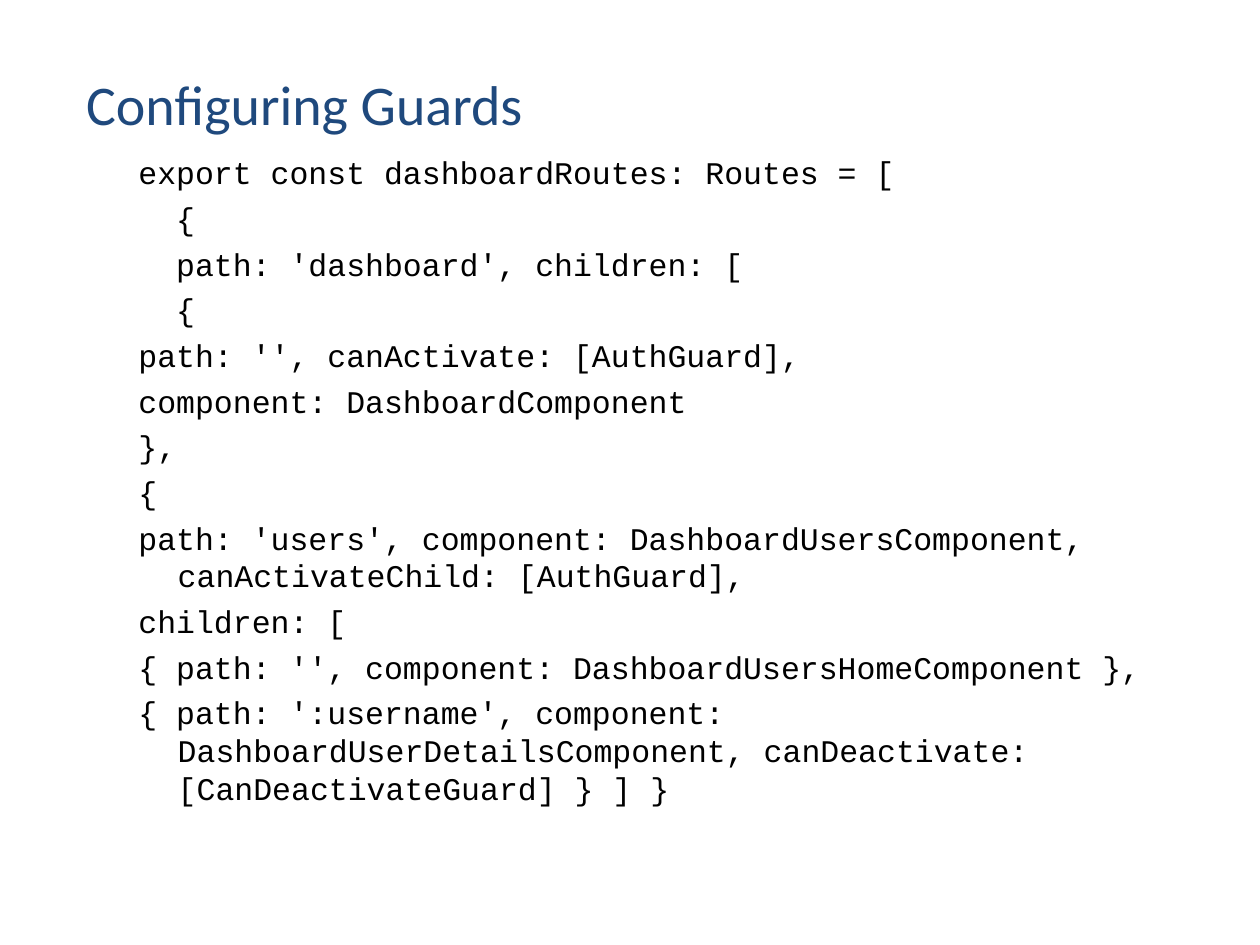
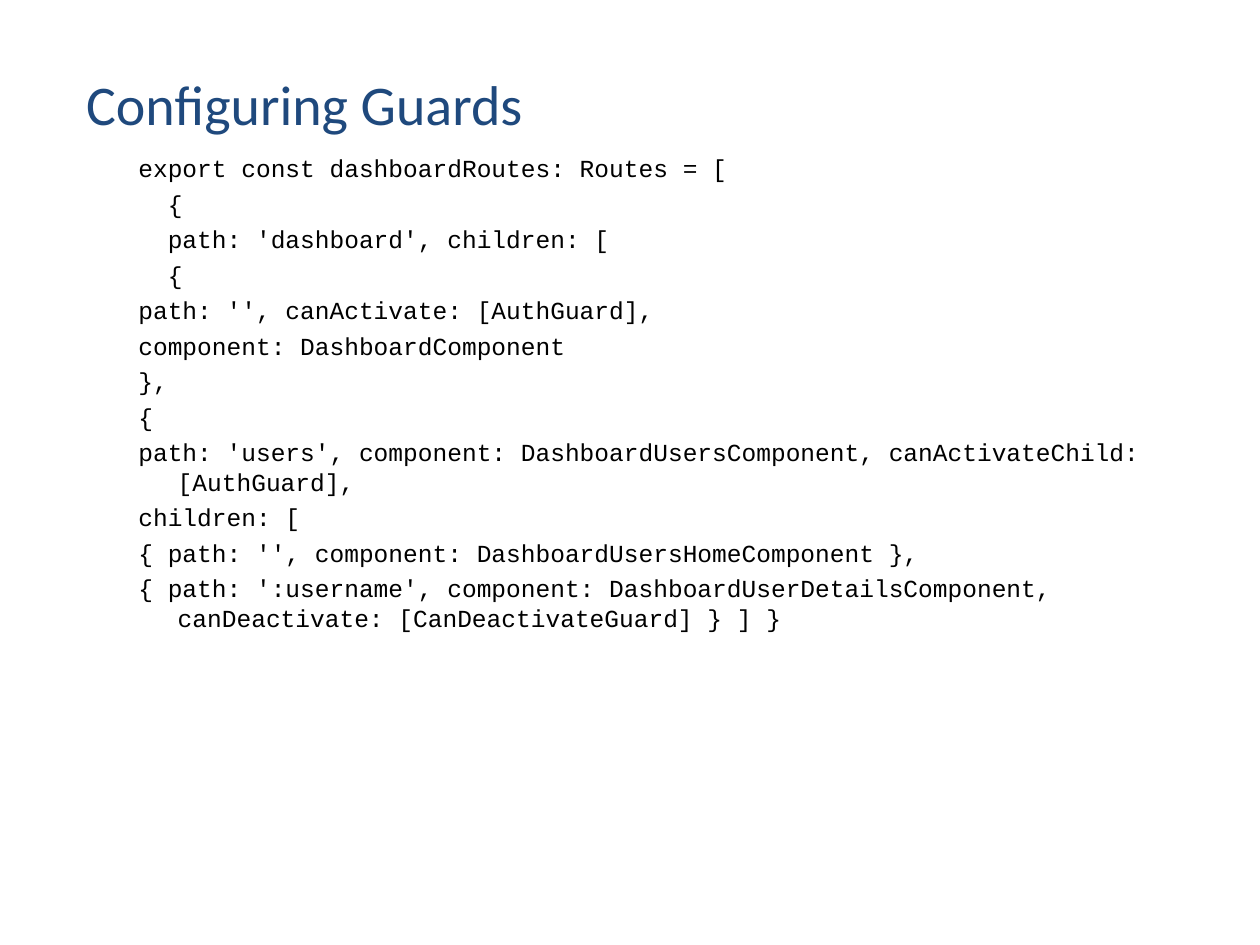
Before and after one commit to vishnumvn/AngularJS_Tut, a slide deck: slide 74 of Materials/Angular_Module02.ppt. Drawn at 1260x945 pixels with LibreOffice and Linux fonts; fonts in the diff are those of the drawing. Boxes give left, top, right and bottom in pixels: in the first picture for what was removed or moved away, otherwise in the second. Text is boxed around its words. In the diff, an @@ line names an element or a change of style, - is before the commit and + after.

```diff
--- a/Materials/Angular_Module02.ppt
+++ b/Materials/Angular_Module02.ppt
@@ text "export const dashboardRoutes: Routes = ..." at [138, 159, 1139, 632]: size 18 to 14 pt; less space between paragraphs @@
```
Also in this commit, not shown: 3 other slides changed, 33 other files.
